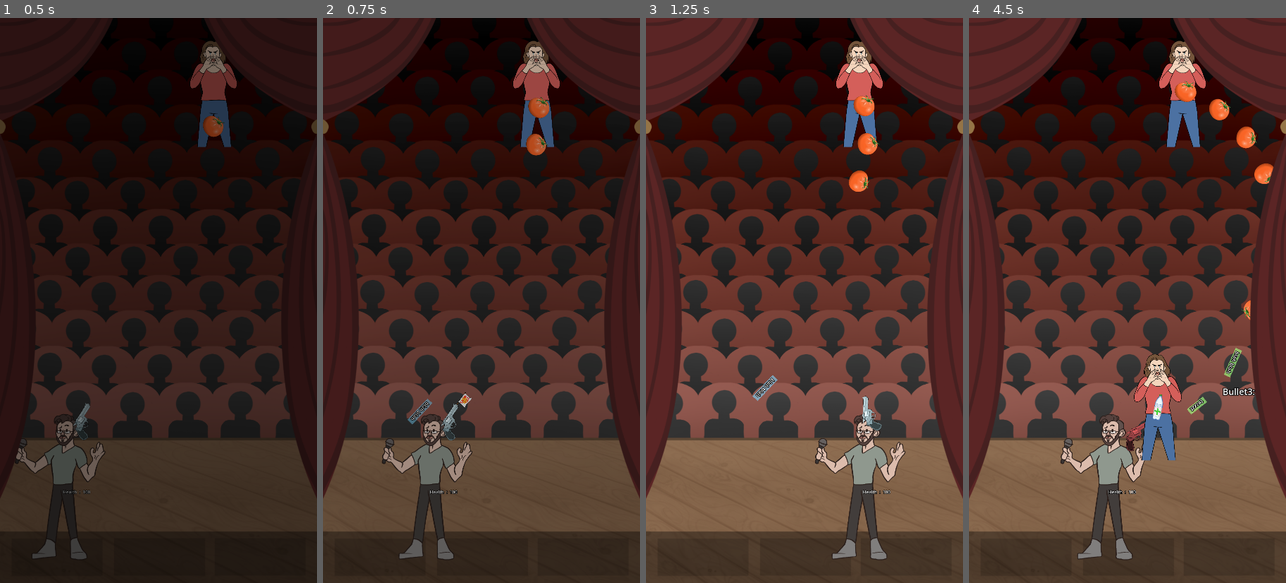
Above: before the commit, frames 1-4 (left to right).
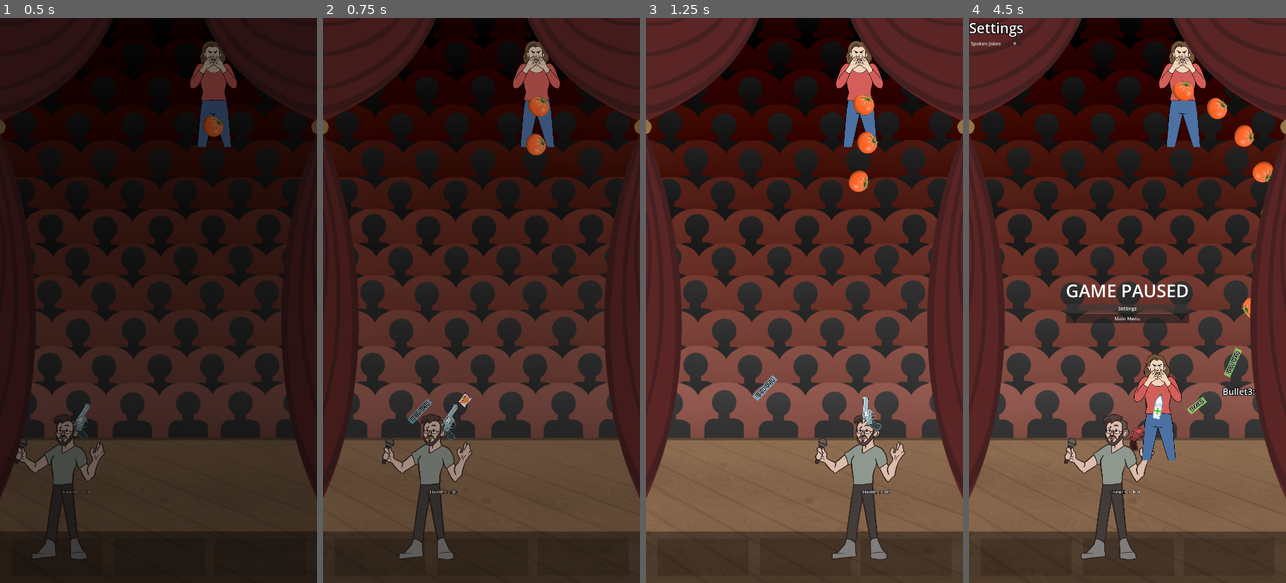
Above: after the commit, the same moments.

Repository: danmiltenberger/GlobalGameJam
Game: Godot game, scene res://LevelControl/root.tscn
Two runs of this game, one before a commit and one after it. Both use one fixed random seed, a clock stepped at 60 frames per second and the inputs below.
Inputs (mouse positions are in pixels of both pictures, inside the frame that each line leads up to):
- Up to frame 1 (0.5 s): no input
- Up to frame 2 (0.75 s): move the mouse to (551, 272) at 0.52 s; press the mouse at (551, 272) at 0.53 s; hold Right (ui_right) from 0.53 s (still down)
- Up to frame 3 (1.25 s): keep holding Right (ui_right)
- Up to frame 4 (4.5 s): move the mouse to (1064, 328) at 1.27 s; release Right (ui_right) at 1.28 s; release the mouse at (1064, 328) at 1.28 s; hold Down (ui_down) 1.28-2.03 s; tap 1 (weapon1) at 1.35 s; move the mouse to (1159, 176) at 2.02 s; hold Right (ui_right) 2.03-2.78 s; tap 2 (weapon2) at 2.1 s; move the mouse to (1111, 413) at 2.77 s; hold Up (ui_up) 2.78-3.53 s; tap 3 (weapon3) at 2.85 s; move the mouse to (1222, 385) at 3.52 s; press the mouse at (1222, 385) at 3.53 s; hold Left (ui_left) 3.53-4.25 s; tap Escape (pause) at 4.15 s; release the mouse at (1222, 385) at 4.25 s; click (1127, 306) at 4.25 s, where only the run after the commit has a clickable "Settings"

Frame 1 is identical in both runs. In frame 2, less than 0.1% of the frame differs, in the area x 64-72%, y 13-18%; in frame 3, 0.2%; in frame 4, 3.9%, in the area x 0-96%, y 0-96%.

Commit message:
temp pause and settings menu

Diff:
--- a/GameControl.gd
+++ b/GameControl.gd
@@ -2,23 +2,40 @@
 
 # handles pausing and "dev inspecting"
 @export var scene_control: SceneSwitcher
-@onready var paused_label: Label = $PausedLabel
+@onready var pause_menu : CanvasLayer = $PauseMenu
+
+func _ready() -> void:
+	close_all_menus()
 
 func _process(_delta: float) -> void:
 	player_pause_unpause()
 
+
+func close_all_menus():
+	$PauseMenu.visible = false
+	$SettingsMenu.visible = false
+	$MainMenu.visible = false
+
 func player_pause_unpause():
 	if Input.is_action_just_pressed("pause"):
 		print_debug("paused toggled!")
+		# toggle
 		Globals.game_paused = not Globals.game_paused
 
 	if Globals.game_paused == true:
-		paused_label.visible = true
-		control_current_level(true)
+		pause_menu.visible = true
+		scene_control.get_tree().paused = true
 	else:
-		paused_label.visible = false
-		control_current_level(false)
+		close_all_menus()
+		scene_control.get_tree().paused = false
 
 
-func control_current_level(paused: bool):
-	scene_control.get_tree().paused = paused
+func _on_settings_button_button_down() -> void:
+	close_all_menus()
+	$SettingsMenu.visible = true
+
+
+
+func _on_main_menu_button_down() -> void:
+	close_all_menus()
+	$MainMenu.visible = true
--- a/Heckler.gd
+++ b/Heckler.gd
@@ -16,9 +16,12 @@
 @export var total_heckler_num: int = 4
 var standing_up: bool = false
 
+@onready var timer : Timer = Timer.new()
+
 func _ready():
 	pick_heckler_icon()
 	sprite_2d.visible = true
+	add_child(timer)
 
 func pick_heckler_icon():
 	var num = randi_range(1,total_heckler_num)
@@ -69,7 +72,9 @@
 		projectile = proj.instantiate()
 		add_child(projectile)
 		projectile.global_position = global_position
-		await get_tree().create_timer(spacing_sec).timeout
+		timer.start(spacing_sec)
+		timer.one_shot = true
+		await timer.timeout
 	standing_up = false
 
 func send_circle(number: int, proj: PackedScene, spacing_sec: float):
@@ -89,7 +94,9 @@
 		var dir_x = tan(deg_to_rad(deg))
 		var dir = Vector2(dir_x, dir_y)
 		projectile.direction = dir
-		await get_tree().create_timer(spacing_sec).timeout
+		timer.start(spacing_sec)
+		timer.one_shot = true
+		await timer.timeout
 	standing_up = false
 
 func send_sinusoidal(number: int, proj: PackedScene, spacing_sec: float):
@@ -104,5 +111,6 @@
 		# the direction (down) doesn't change, but the position does
 		projectile.position.x = amplitude * sin(deg_to_rad(angle_spacing * i))
 
-		await get_tree().create_timer(spacing_sec).timeout
+		timer.start(spacing_sec)
+		await timer.timeout
 	standing_up = false
--- a/LevelControl/game_control.tscn
+++ b/LevelControl/game_control.tscn
@@ -1,16 +1,83 @@
-[gd_scene load_steps=3 format=3 uid="uid://dvjljibe7tb3s"]
+[gd_scene load_steps=4 format=3 uid="uid://dvjljibe7tb3s"]
 
 [ext_resource type="Script" path="res://GameControl.gd" id="1_es2hv"]
+[ext_resource type="LabelSettings" uid="uid://bmfv6ya8fj6s6" path="res://placeholder_label_settings.tres" id="2_wlcyx"]
 
 [sub_resource type="LabelSettings" id="LabelSettings_p48de"]
-font_size = 40
+font_size = 60
 
 [node name="GameControl" type="Node2D"]
 process_mode = 3
 script = ExtResource("1_es2hv")
 
-[node name="PausedLabel" type="Label" parent="."]
-offset_right = 40.0
-offset_bottom = 23.0
+[node name="SettingsMenu" type="CanvasLayer" parent="."]
+layer = 3
+visible = false
+
+[node name="GridContainer" type="GridContainer" parent="SettingsMenu"]
+anchors_preset = -1
+anchor_right = 1.0
+anchor_bottom = 1.0
+offset_right = 2.0
+offset_bottom = 2.0
+columns = 2
+
+[node name="Label" type="Label" parent="SettingsMenu/GridContainer"]
+layout_mode = 2
+text = "Settings
+"
+label_settings = ExtResource("2_wlcyx")
+
+[node name="Label2" type="Label" parent="SettingsMenu/GridContainer"]
+layout_mode = 2
+text = "
+"
+label_settings = ExtResource("2_wlcyx")
+
+[node name="CheckButton" type="CheckButton" parent="SettingsMenu/GridContainer"]
+layout_mode = 2
+text = "Spoken Jokes"
+flat = true
+
+[node name="MainMenu" type="CanvasLayer" parent="."]
+layer = 3
+
+[node name="GridContainer" type="GridContainer" parent="MainMenu"]
+anchors_preset = -1
+anchor_right = 2.0
+offset_right = 2.0
+offset_bottom = 2.0
+columns = 2
+
+[node name="PauseMenu" type="CanvasLayer" parent="."]
+layer = 10
+
+[node name="PauseMenuControl" type="VBoxContainer" parent="PauseMenu"]
+anchors_preset = 8
+anchor_left = 0.5
+anchor_top = 0.5
+anchor_right = 0.5
+anchor_bottom = 0.5
+offset_left = -210.0
+offset_top = -76.5
+offset_right = 210.0
+offset_bottom = 76.5
+grow_horizontal = 2
+grow_vertical = 2
+
+[node name="PausedLabel" type="Label" parent="PauseMenu/PauseMenuControl"]
+layout_mode = 2
 text = "GAME PAUSED"
 label_settings = SubResource("LabelSettings_p48de")
+horizontal_alignment = 1
+
+[node name="SettingsButton" type="Button" parent="PauseMenu/PauseMenuControl"]
+layout_mode = 2
+text = "Settings"
+
+[node name="MainMenu" type="Button" parent="PauseMenu/PauseMenuControl"]
+layout_mode = 2
+text = "Main Menu"
+
+[connection signal="button_down" from="PauseMenu/PauseMenuControl/SettingsButton" to="." method="_on_settings_button_button_down"]
+[connection signal="button_down" from="PauseMenu/PauseMenuControl/MainMenu" to="." method="_on_main_menu_button_down"]
--- a/LevelControl/root.tscn
+++ b/LevelControl/root.tscn
@@ -1,12 +1,12 @@
 [gd_scene load_steps=3 format=3 uid="uid://d0ac7lq8hhc60"]
 
 [ext_resource type="PackedScene" uid="uid://dvjljibe7tb3s" path="res://LevelControl/game_control.tscn" id="1_hy6id"]
-[ext_resource type="PackedScene" path="res://LevelControl/scene_switcher.tscn" id="2_2br3h"]
+[ext_resource type="PackedScene" uid="uid://cjgiidi7lj7nv" path="res://LevelControl/scene_switcher.tscn" id="2_2br3h"]
 
 [node name="Root" type="Node2D"]
 
+[node name="GameControl" parent="." node_paths=PackedStringArray("scene_control") instance=ExtResource("1_hy6id")]
+scene_control = NodePath("../SceneSwitcher")
+
 [node name="SceneSwitcher" parent="." instance=ExtResource("2_2br3h")]
 process_mode = 1
-
-[node name="GameControl" parent="." node_paths=PackedStringArray("scene_control") instance=ExtResource("1_hy6id")]
-scene_control = NodePath("../SceneSwitcher")
--- a/LevelControl/scene_switcher.gd
+++ b/LevelControl/scene_switcher.gd
@@ -7,8 +7,8 @@
 # 4. Optionally, show a progress bar
 
 @export var starter_scene_str : String = "tutorial_2"
+@onready var animator: AnimationPlayer = $AnimationPlayer
 
-@onready var animator : AnimationPlayer = $AnimationPlayer
 
 var current_level: Node2D
 
@@ -61,3 +61,9 @@
 
 func fade_from_black():
 	animator.play("fade_from_black")
+
+func fade_to_gray():
+	animator.play("fade_to_gray")
+
+func fade_from_gray():
+	animator.play("fade_from_gray")
--- a/LevelControl/scene_switcher.tscn
+++ b/LevelControl/scene_switcher.tscn
@@ -47,11 +47,43 @@
 "values": [Color(0, 0, 0, 0), Color(0, 0, 0, 1)]
 }
 
+[sub_resource type="Animation" id="Animation_adooy"]
+resource_name = "fade_to_gray"
+tracks/0/type = "value"
+tracks/0/imported = false
+tracks/0/enabled = true
+tracks/0/path = NodePath("Transitions/BlackScreen:color")
+tracks/0/interp = 1
+tracks/0/loop_wrap = true
+tracks/0/keys = {
+"times": PackedFloat32Array(0, 1),
+"transitions": PackedFloat32Array(1, 1),
+"update": 0,
+"values": [Color(1, 1, 1, 0), Color(0, 0, 0, 0.552941)]
+}
+
+[sub_resource type="Animation" id="Animation_j2euh"]
+resource_name = "fade_from_gray"
+tracks/0/type = "value"
+tracks/0/imported = false
+tracks/0/enabled = true
+tracks/0/path = NodePath("Transitions/BlackScreen:color")
+tracks/0/interp = 1
+tracks/0/loop_wrap = true
+tracks/0/keys = {
+"times": PackedFloat32Array(0, 1),
+"transitions": PackedFloat32Array(1, 1),
+"update": 0,
+"values": [Color(0, 0, 0, 0.552941), Color(1, 1, 1, 0)]
+}
+
 [sub_resource type="AnimationLibrary" id="AnimationLibrary_vykhw"]
 _data = {
 "RESET": SubResource("Animation_qwk2d"),
 "fade_from_black": SubResource("Animation_q5ut6"),
-"fade_to_black": SubResource("Animation_m0017")
+"fade_from_gray": SubResource("Animation_j2euh"),
+"fade_to_black": SubResource("Animation_m0017"),
+"fade_to_gray": SubResource("Animation_adooy")
 }
 
 [node name="SceneSwitcher" type="Node2D"]
--- /dev/null
+++ b/placeholder_label_settings.tres
@@ -0,0 +1,6 @@
+[gd_resource type="LabelSettings" format=3 uid="uid://bmfv6ya8fj6s6"]
+
+[resource]
+font_size = 48
+outline_size = 10
+outline_color = Color(0, 0, 0, 1)
Not shown: 1 places in LevelControl/scene_switcher.tscn that only renumber resources
